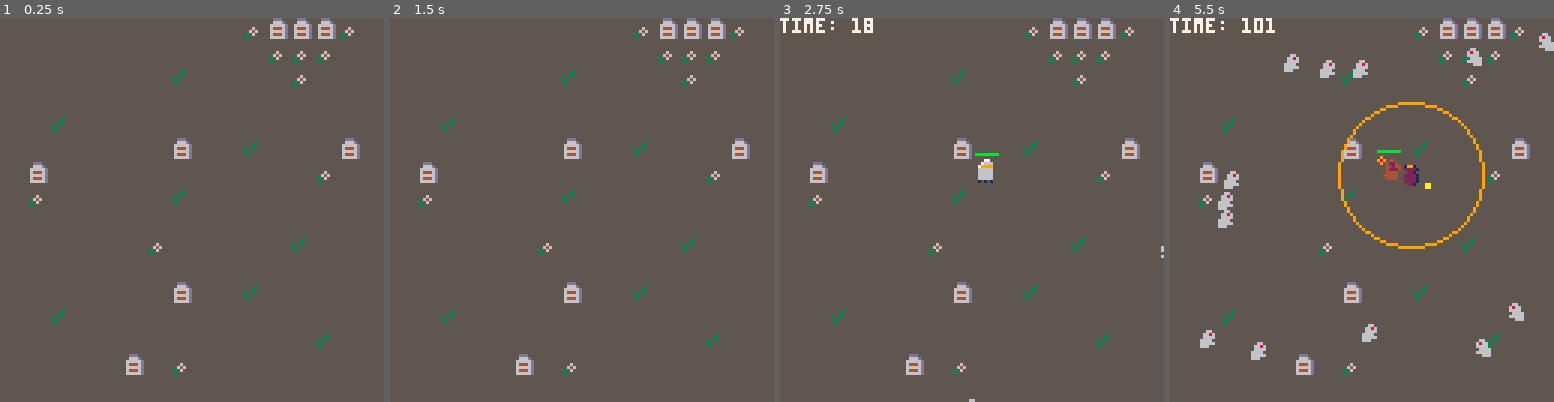
Above: before the commit, frames 1-4 (left to right).
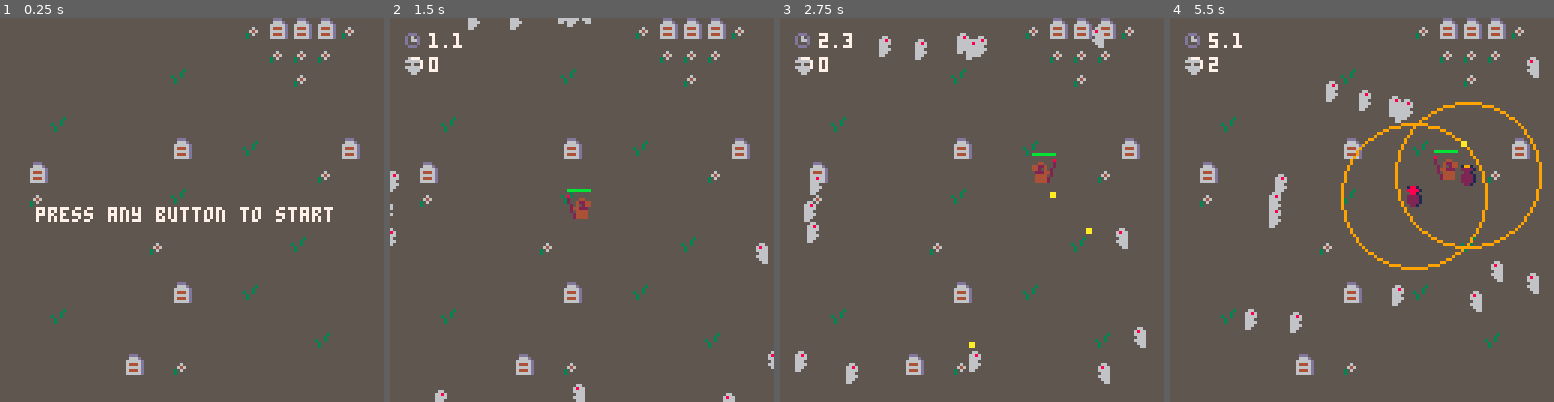
Above: after the commit, the same moments.

Repository: rangzen/armory
Game: PICO-8 cartridge armory.p8
The game is run twice, just before and just after one commit, with the same random seed, the same clock (stepped at 60 frames per second) and the same inputs.
Inputs:
- Up to frame 1 (0.25 s): no input
- Up to frame 2 (1.5 s): tap X (X key) at 0.33, 1.07 s; tap O (Z key) at 0.7 s
- Up to frame 3 (2.75 s): hold Right 1.6-2.1 s; tap O (Z key) at 1.7, 2.1, 2.5 s; tap X (X key) at 1.85 s; hold Up 2.15-2.42 s; hold Right from 2.47 s (still down)
- Up to frame 4 (5.5 s): tap O (Z key) every 0.4 s from 2.9 to 5.3 s; tap X (X key) at 2.97, 4.08, 5.2 s; release Right at 3.03 s; hold Left 3.08-3.58 s; hold Down 3.63-3.97 s; hold Right 4.02-4.68 s; hold Up 4.73-5.03 s; hold Left from 5.08 s (still down)

The runs differ from the first frame. In frame 1, 1.2% of the frame differs, in the area x 9-87%, y 49-54%; in frame 2, 1.6%; in frame 3, 3.4%; in frame 4, 7.8%, in the area x 0-100%, y 0-90%.

Commit message:
add time and kills

Diff:
--- a/armory.p8
+++ b/armory.p8
@@ -12,14 +12,14 @@
 #include gui.lua
 
 __gfx__
-00000000090000000007700000000000000000000000000000000000000000000000000000000000000000000000000000000000000000000000000000000000
-00000000989044500066670000000000000000000000000000000000000000000000001000000000000000000000000000000000000000000000000000000000
-00700700090422450599997000000000000000000100000000000000000000100000000000000000000000000000000000000000000000000000000000000000
-00077000050452440566666000000000000000000000000001000000000000000000000000000000000000000000000000000000000000000000000000000000
-00077000050422240566666000000000000000000100000000000000000000000000001000000000000000000000000000000000000000000000000000000000
-00700700050444450566666000100100001001000000000001000000000000100000000000000000000000000000000000000000000000000000000000000000
-00000000054444450566666000000000000000000000000000000000000000000000000000000000000000000000000000000000000000000000000000000000
-00000000050444450515151000000000000000000000000000000000000000000000000000000000000000000000000000000000000000000000000000000000
+00000000008000008000000000000000000000000000000000000000000000000000000000000000000000000000000000000000000000000000000000000000
+00000000002044502000445500000000000000000000000000000000000000000000000000000000000000000000000000000000000000000000000000000000
+00700700002422452004224400000000000000000000000000000000000000000000000000000000000000000000000000000000000000000000000000000000
+00077000020452440204524400000000000000000000000000000000000000000000000000000000000000000000000000000000000000000000000000000000
+00077000024422240244222500000000000000000000000000000000000000000000000000000000000000000000000000000000000000000000000000000000
+00700700020444450204444500000000000000000000000000000000000000000000000000000000000000000000000000000000000000000000000000000000
+00000000200444450024444500000000000000000000000000000000000000000000000000000000000000000000000000000000000000000000000000000000
+00000000200444450024444500000000000000000000000000000000000000000000000000000000000000000000000000000000000000000000000000000000
 00000000000000000000000000000000000000000000000000000000000000000000000000000000000000000000000000000000000000000000000000000000
 00000000000000000000000000000000000000000000000000000000000000000000000000000000000000000000000000000000000000000000000000000000
 00000000000000000000000000000000000000000000000000000000000000000000000000000000000000000000000000000000000000000000000000000000
@@ -37,12 +37,12 @@
 06660000006660000000000000000000000000000000000000000000000000000000000000000000000000000000000000000000000000000000000000000000
 00000000006600000000000000000000000000000000000000000000000000000000000000000000000000000000000000000000000000000000000000000000
 00000000000000000000000000000000000000000000000000000000000000000000000000000000000000000000000000000000000000000000000000000000
-00880880000000000000000000000000000000000000000000000000000000000000000000000000000000000019910000188100000000000000000000000000
-08778ee8000000000000000000000000000000000000000000000000000000000000000000000000000000000022221000888810000000000000000000000000
-087eeee80000000000000000000000000000000000000000000aa000000000000000000000000000000000000002210000088100000000000000000000000000
-088eee880000000000000000000000000000000000000000000aa000000000000000000000000000000000000022221000222210000000000000000000000000
-008eee80000000000000000000000000000000000000000000000000000000000000000000000000000000000022221000222210000000000000000000000000
-00088800000000000000000000000000000000000000000000000000000000000000000000000000000000000022221000222210000000000000000000000000
+008808800067770000ddd00000000000000000000000000000000000000000000000000000000000000000000019910000188100000000000000000000000000
+08778ee8066666700d565d0000000000000000000000000000000000000000000000000000000000000000000022221000888810000000000000000000000000
+087eeee8055655700d566d00000000000000000000000000000aa000000000000000000000000000000000000002210000088100000000000000000000000000
+088eee88066666700d555d00000000000000000000000000000aa000000000000000000000000000000000000022221000222210000000000000000000000000
+008eee800566660000ddd00000000000000000000000000000000000000000000000000000000000000000000022221000222210000000000000000000000000
+00088800005660000000000000000000000000000000000000000000000000000000000000000000000000000022221000222210000000000000000000000000
 00008000000000000000000000000000000000000000000000000000000000000000000000000000000000000002210000022100000000000000000000000000
 000000000000000000000000000ddd00000000000000000000000000000000000000000000000000000000000000000000000000000000000000000000000000
 000000000000030000000000000666d0000000000000000000000000000000000000000000000000000000000000000000000000000000000000000000000000
--- a/enemies.lua
+++ b/enemies.lua
@@ -48,6 +48,7 @@
       if plr.l <= 0 then
         -- game over
         _init()
+        can_unpause_at = time() + 2
       end
     end
 
--- a/gui.lua
+++ b/gui.lua
@@ -1,12 +1,34 @@
 -- returns the color of a life bar
 function life_color(l)
-	local life_color = 11
-	if l < 2 then
-		life_color = 8
-	elseif l < 6 then
-		life_color = 9
-	elseif l < 8 then
-		life_color = 10
-	end
-	return life_color
+  local life_color = 11
+  if l < 2 then
+    life_color = 8
+  elseif l < 6 then
+    life_color = 9
+  elseif l < 8 then
+    life_color = 10
+  end
+  return life_color
 end
+
+-- converts the party time to a string with one decimal
+function party_time_to_str()
+  local timer = party_time / fps
+  local splits = split(timer, ".", false)
+  -- if there is no decimal part, add one
+  if #splits == 1 then
+    splits[2] = "0"
+  end
+  local timer_str = splits[1] .. "." .. sub(splits[2], 1, 1)
+  return timer_str
+end
+
+function draw_timer()
+  spr(50, 4, 4)
+  print(party_time_to_str(), 13, 5, 7)
+end
+
+function draw_kills()
+  spr(49, 4, 12)
+  print(kills, 13, 13, 7)
+end
--- a/main.lua
+++ b/main.lua
@@ -1,6 +1,6 @@
 function _init()
   paused = true
-  can_unpause_at = time() + 2
+  can_unpause_at = time()
 
   init_player()
 
@@ -65,17 +65,15 @@
 
   if paused then
     if time() > can_unpause_at then
-      print("press any button to start", 12, 8, 7)
+      print("press any button to start", 12, 63, 7)
     end
     -- already a previous game?
     if party_time != nil and party_time > 0 then
-      print("time: " .. party_time, 12, 32, 7)
-      print("kills: " .. kills, 12, 40, 7)
+      draw_timer()
+      draw_kills()
     end
     return
   end
-
-  print("time: " .. party_time, 0, 0, 7)
 
   draw_mines()
 
@@ -84,6 +82,9 @@
   draw_bullets()
 
   draw_enemies()
+
+  draw_timer()
+  draw_kills()
 
   if debug then
     -- print(plr.x .. ", " .. plr.y, 0, 8, 7)
--- a/player.lua
+++ b/player.lua
@@ -1,6 +1,6 @@
 acc = .5 -- acceleration
 fri = .1 -- friction
-min_time_between_damage = 20 -- minimum time between damage on the player
+min_time_between_damage = 15 -- minimum time between damage on the player
 
 function init_player()
   plr = {
